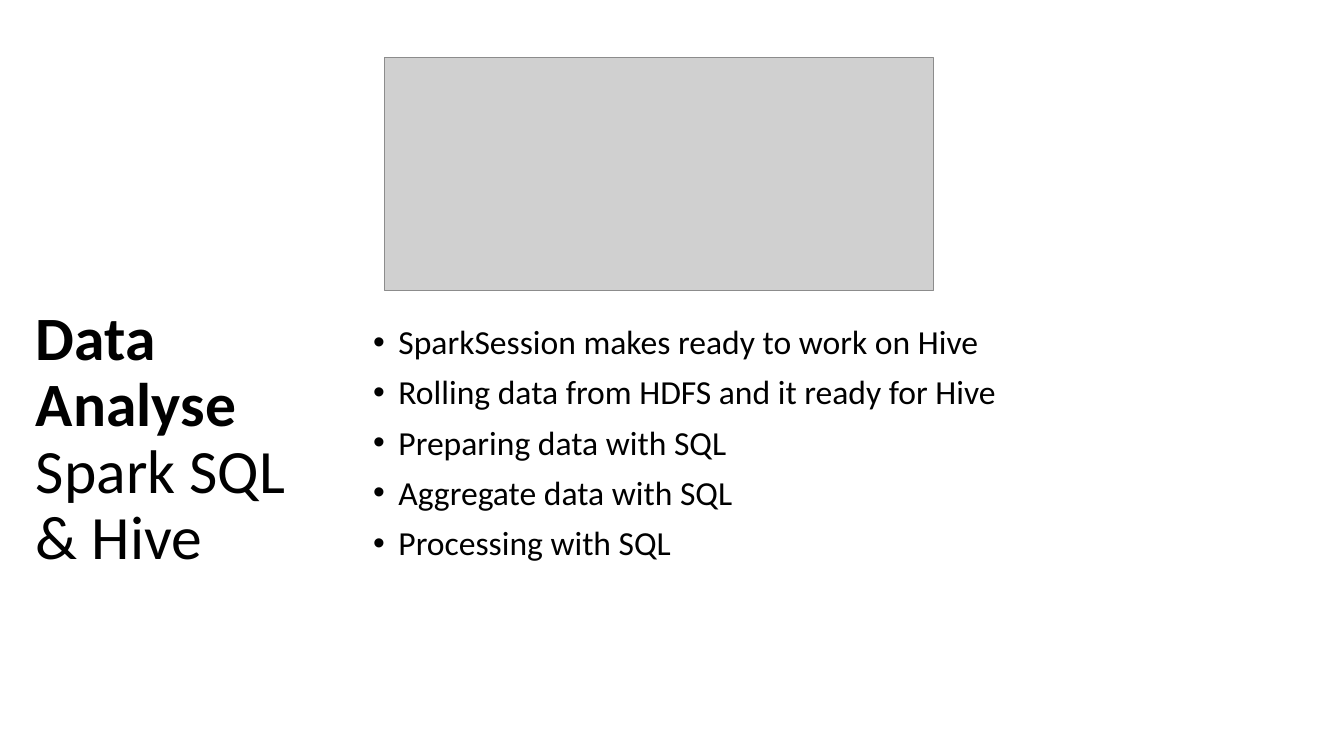
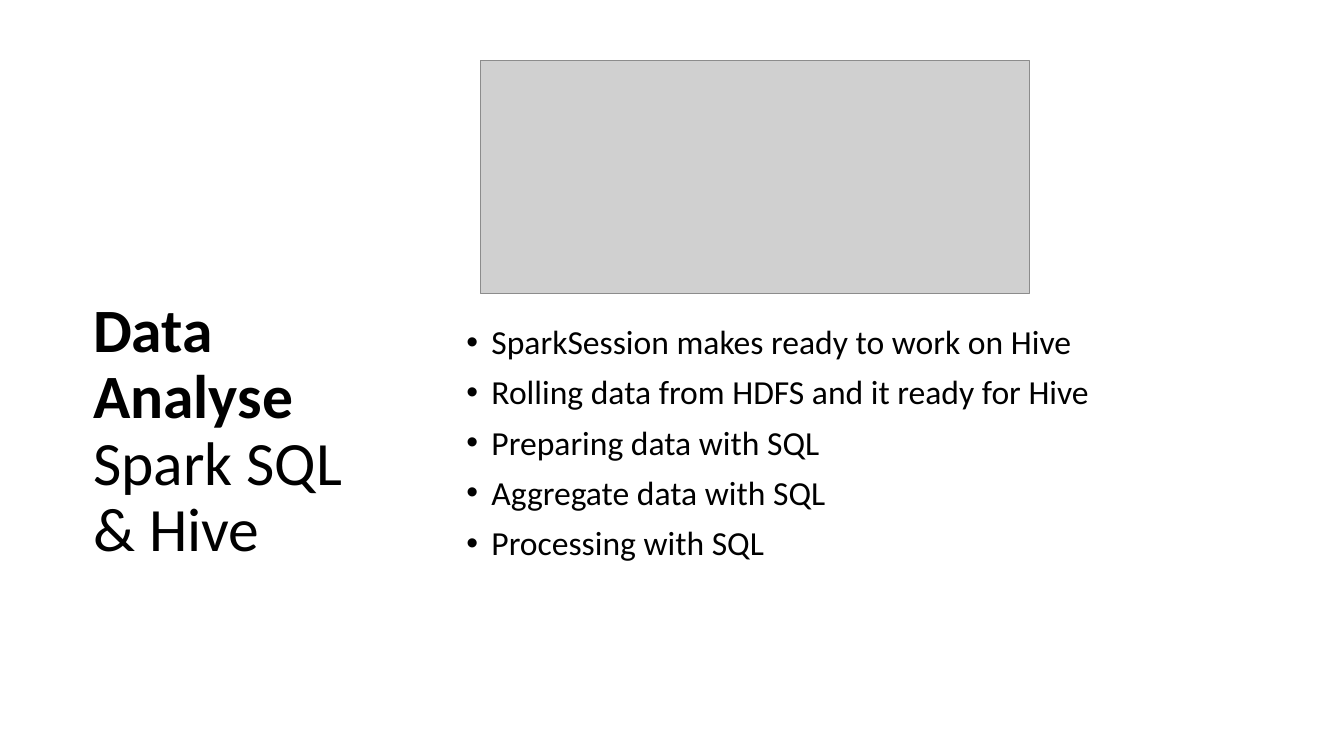
Before and after one commit to discit/cs523bdt, a slide deck: slide 7 of slides.pptx. Drawn at 1344x756 pixels with LibreOffice and Linux fonts; fonts in the diff are those of the drawing; grey boxes stand for pictures. Boxes give left, top, right and bottom in pixels: in the first picture for what was removed or moved away, otherwise in the second. Text is boxed around its words. In the diff, an @@ line names an element or a change of style, - is before the commit and + after.

```diff
--- a/slides.pptx
+++ b/slides.pptx
@@ picture: place and size @@
-picture at bbox=[385, 57, 935, 290]
+picture at bbox=[481, 60, 1030, 293]
@@ title "Data Analyse Spark SQL & ...": place and size @@
-title "Data Analyse Spark SQL & ..." at bbox=[36, 320, 285, 560]
+title "Data Analyse Spark SQL & ..." at bbox=[93, 312, 343, 552]
@@ text "SparkSession makes ready to work ...": place and size @@
-text "SparkSession makes ready to work ..." at bbox=[398, 330, 995, 561]
+text "SparkSession makes ready to work ..." at bbox=[491, 330, 1089, 561]
```
Also in this commit, not shown: 3 other slides changed, 1 slide added, 1 other file.
